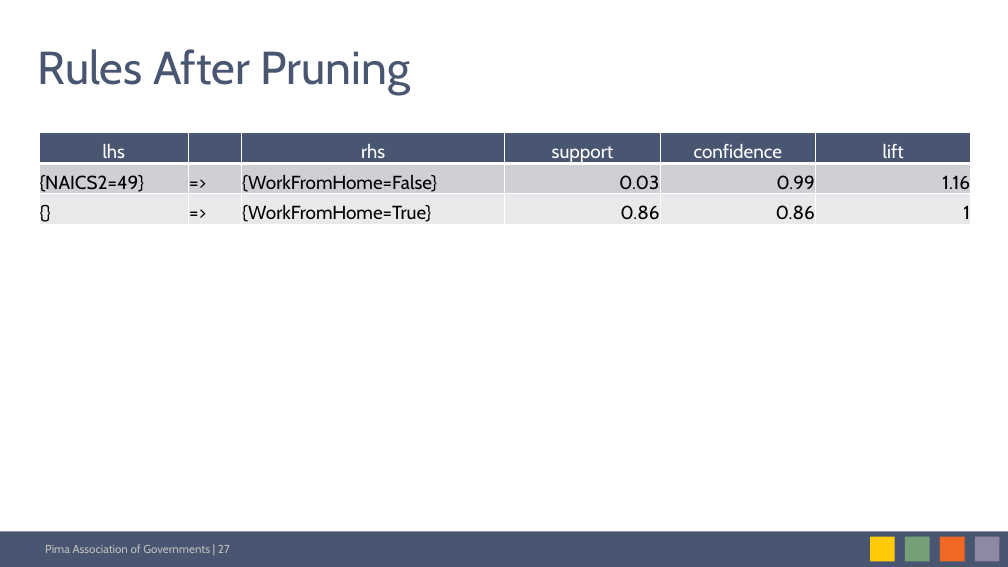
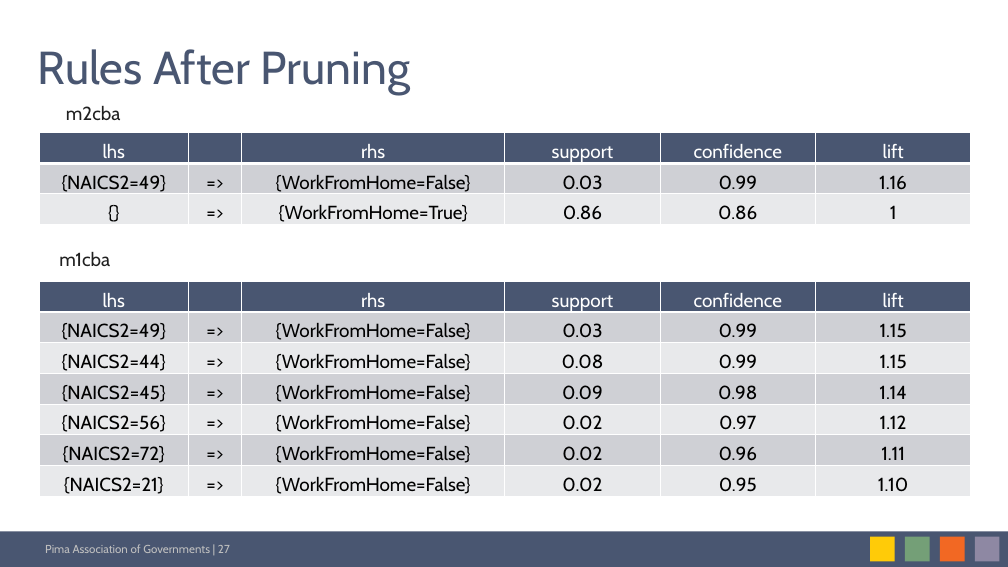
Before and after one commit to xiaolimodel/INFO523FinalProject, a slide deck: slide 27 of Xiao Li INFO 523 Final Project.pptx. Drawn at 1008x567 pixels with LibreOffice and Linux fonts; fonts in the diff are those of the drawing. Boxes give left, top, right and bottom in pixels: in the first picture for what was removed or moved away, otherwise in the second. Text is boxed around its words. In the diff, an @@ line names an element or a change of style, - is before the commit and + after.

Commit message:
Final Associate Rules

```diff
--- a/Xiao Li INFO 523 Final Project.pptx
+++ b/Xiao Li INFO 523 Final Project.pptx
@@ text added at (66, 106, 121, 120), 18 pt, text #202020 @@
+m2cba
@@ table at (39, 132, 970, 226) @@
@@ alignment left to centre @@
@@ alignment right to centre @@
@@ text added at (59, 252, 110, 266), 18 pt, text #202020 @@
+m1cba
@@ table added at (39, 281, 970, 498), 7 rows, 6 columns @@
+lhs |  | rhs | support | confidence | lift
+{NAICS2=49} | => | {WorkFromHome=False} | 0.03 | 0.99 | 1.15
+{NAICS2=44} | => | {WorkFromHome=False} | 0.08 | 0.99 | 1.15
+{NAICS2=45} | => | {WorkFromHome=False} | 0.09 | 0.98 | 1.14
+{NAICS2=56} | => | {WorkFromHome=False} | 0.02 | 0.97 | 1.12
+{NAICS2=72} | => | {WorkFromHome=False} | 0.02 | 0.96 | 1.11
+{NAICS2=21} | => | {WorkFromHome=False} | 0.02 | 0.95 | 1.10
```
Also in this commit, not shown: 3 other slides changed, 1 other file.
